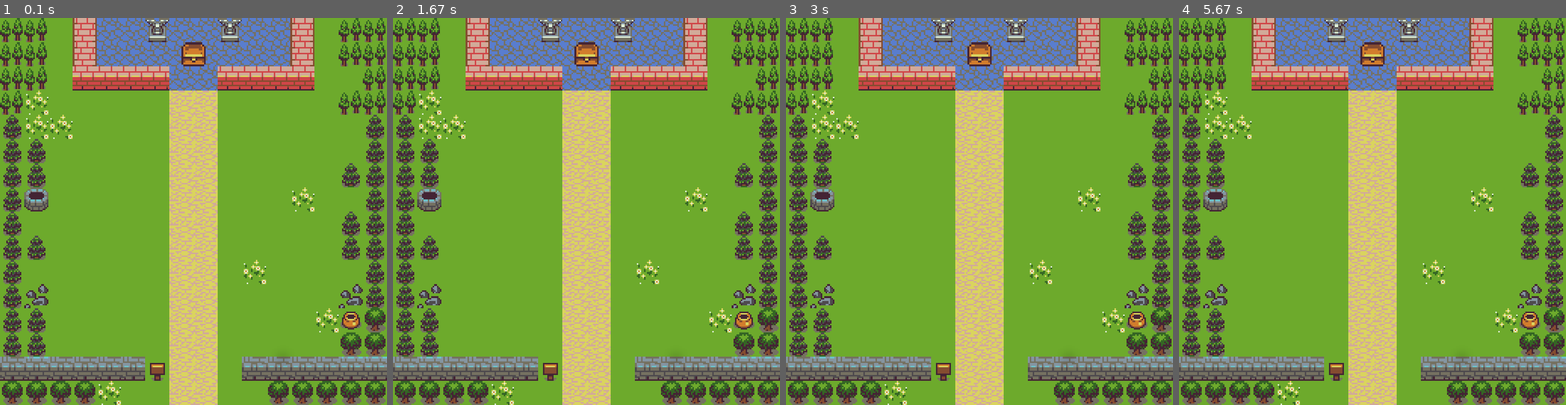
Above: before the commit, frames 1-4 (left to right).
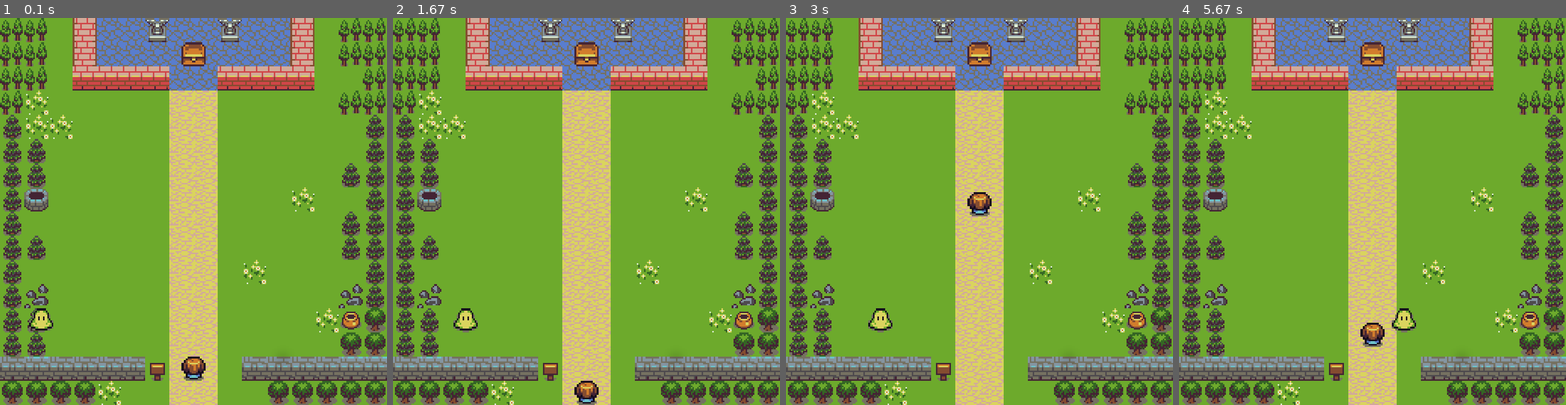
Above: after the commit, the same moments.

Repository: PStrattonB/LearningPyGame
Game: pygame game, started from main.py
The game is run twice, just before and just after one commit, with the same random seed, the same clock (stepped at 60 frames per second) and the same inputs.
Inputs:
- Up to frame 1 (0.1 s): no input
- Up to frame 2 (1.67 s): hold Up 0.33-0.8 s; hold Down 0.83-1.13 s; hold Up 1.17-1.53 s; hold Down from 1.57 s (still down)
- Up to frame 3 (3 s): release Down at 1.93 s; hold Up 1.97-2.27 s; hold Down 2.3-2.6 s; hold Up from 2.63 s (still down)
- Up to frame 4 (5.67 s): release Up at 3 s; hold Down 3.03-3.4 s; hold Up 3.43-3.73 s; hold Down 3.77-4.07 s; hold Up 4.1-4.47 s; hold Down 4.5-4.87 s; hold Up 4.9-5.2 s; hold Down 5.23-5.53 s; hold Up from 5.57 s (still down)

The runs differ from the first frame. In frame 1, 0.6% of the frame differs, in the area x 7-54%, y 75-94%; in frame 2, 0.5%; in frame 3, 0.5%; in frame 4, 0.6%.

Commit message:
Finished project

Diff:
--- a/Game.py
+++ b/Game.py
@@ -1,4 +1,8 @@
 import pygame
+from gameObject import GameObject
+from player import Player
+from enemy import Enemy
+
 
 class Game:
 
@@ -6,40 +10,113 @@
         self.width = 800
         self.height = 800
         self.white_colour = (255, 255, 255)
+        self.level = 1.0
 
         # Creates the game window
         self.game_window = pygame.display.set_mode((self.width, self.height))
 
-        background = pygame.image.load("assets/background.png")  # Set background image
-        self.background = pygame.transform.scale(background, (800, 800))  # Scale background to size of game window
+        self.background = GameObject(0, 0, self.width, self.height, 'assets/background.png')
+        self.treasure = GameObject(375, 50, 50, 50, 'assets/treasure.png')
 
-        treasure = pygame.image.load("assets/treasure.png")  # Set treasure asset image
-        self.treasure = pygame.transform.scale(treasure, (50, 50))  # Scale treasure asset to appropriate size
+        self.level = 1.0  # setting level to 1
+
+        self.reset_map()  # initialize the map
 
         # Create a clock variable
         self.clock = pygame.time.Clock()
 
+    def detect_collision(self, object_1, object_2):
+        if object_1.y > (object_2.y + object_2.height):
+            return False
+        elif (object_1.y + object_1.height) < object_2.y:
+            return False
+
+        if object_1.x > (object_2.x + object_2.width):
+            return False
+        elif (object_1.x + object_1.width) < object_2.x:
+            return False
+
+        return True
+
     def draw_objects(self):
-        # Colours the background white
-        self.game_window.fill(self.white_colour)
-        self.game_window.blit(self.background, (0, 0))  # sets background to center on the game window at 0, 0 coords
-        self.game_window.blit(self.treasure, (375, 50))
+        self.game_window.fill(self.white_colour)  # Colours the background white
 
+        self.game_window.blit(self.background.image, (self.background.x, self.background.y))  # sets background to center on the game window at 0, 0 coords
+        self.game_window.blit(self.treasure.image, (self.treasure.x, self.treasure.y))
+        self.game_window.blit(self.player.image, (self.player.x, self.player.y))
+
+        for enemy in self.enemies:
+            self.game_window.blit(enemy.image, (enemy.x, enemy.y))
         # This will render any graphics updates so call this after drawing and filling in all colours
         pygame.display.update()
 
+    def move_objects(self, player_direction):
+        self.player.move(player_direction, self.height)
+        for enemy in self.enemies:
+            enemy.move(self.width)
+
+    def check_if_collided(self):
+        for enemy in self.enemies:
+            if self.detect_collision(self.player, enemy):
+                self.level = 1.0
+                return True
+            if self.detect_collision(self.player, self.treasure):
+                self.level += 0.5
+                return True
+            return False
+
+    def reset_map(self):
+        self.player = Player(375, 700, 50, 50, 'assets/player.png', 10)
+
+        speed = 5 + (self.level * 5)
+
+        if self.level >= 4.0:
+            self.enemies = [
+                Enemy(0, 600, 50, 50, 'assets/enemy.png', speed),
+                Enemy(750, 400, 50, 50, 'assets/enemy.png', speed),
+                Enemy(0, 200, 50, 50, 'assets/enemy.png', speed)
+            ]
+        elif self.level >= 2.0:
+            self.enemies = [
+                Enemy(0, 600, 50, 50, 'assets/enemy.png', speed),
+                Enemy(750, 400, 50, 50, 'assets/enemy.png', speed),
+            ]
+        else:
+            self.enemies = [
+                Enemy(0, 600, 50, 50, 'assets/enemy.png', speed),
+            ]
+
     def run_game_loop(self):
+
+        player_direction = 0
 
         while True:
             # Handle events
             # Execute logic
             # Update display
             events = pygame.event.get()
+
             for event in events:
                 if event.type == pygame.QUIT:
                     return
 
+                elif event.type == pygame.KEYDOWN:  # detects if any key has been pressed
+                    if event.key == pygame.K_UP:  # detects if key was up arrow
+                        player_direction = -1  # moves character up
+                    elif event.key == pygame.K_DOWN:  # detects if key was down arrow
+                        player_direction = 1  # moves character down
+
+                elif event.type == pygame.KEYUP:  # detects if a key was let go
+                    if event.key == pygame.K_UP or event.key == pygame.K_DOWN:  # detects if that key was the up or down arrow
+                        player_direction = 0  # sets movement to 0
+
+            self.player.move(player_direction, self.height)
+            self.move_objects(player_direction)
+
             self.draw_objects()
+
+            if self.check_if_collided():
+                self.reset_map()
 
             # Setting how many times per sec we want to update the game window
             self.clock.tick(60)
--- /dev/null
+++ b/enemy.py
@@ -0,0 +1,17 @@
+from gameObject import GameObject
+
+
+class Enemy(GameObject):
+
+    def __init__(self, x, y, width, height, image_path, speed):
+        super().__init__(x, y, width, height, image_path)
+
+        self.speed = speed
+
+    def move(self, max_width):
+        if self.x <= 0:
+            self.speed = abs(self.speed)
+        elif self.x >= max_width - self.width:
+            self.speed = -self.speed
+
+        self.x += self.speed
--- /dev/null
+++ b/gameObject.py
@@ -0,0 +1,13 @@
+import pygame
+
+
+class GameObject:
+
+    def __init__(self, x, y, width, height, image_path):
+        image = pygame.image.load(image_path)
+        self.image = pygame.transform.scale(image, (width,height))
+
+        self.x = x
+        self.y = y
+        self.width = width
+        self.height = height
--- /dev/null
+++ b/player.py
@@ -0,0 +1,13 @@
+from gameObject import GameObject
+
+class Player(GameObject):
+
+    def __init__(self, x, y, width, height, image_path, speed):
+        super().__init__(x, y, width, height, image_path)
+
+        self.speed = speed
+
+    def move(self, direction, max_height):
+        if (self.y >= max_height - self.height and direction > 0) or (self.y <= 0 and direction < 0):
+            return
+        self.y += (direction * self.speed)
